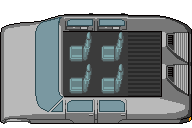
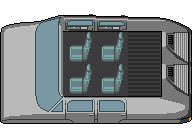
Revision of a layered 192 × 128 image; what changed, layer by layer:
hid "Pasted Layer #1" over [4,118,31,124]
painted on "3/4" over [5,13,192,124]
